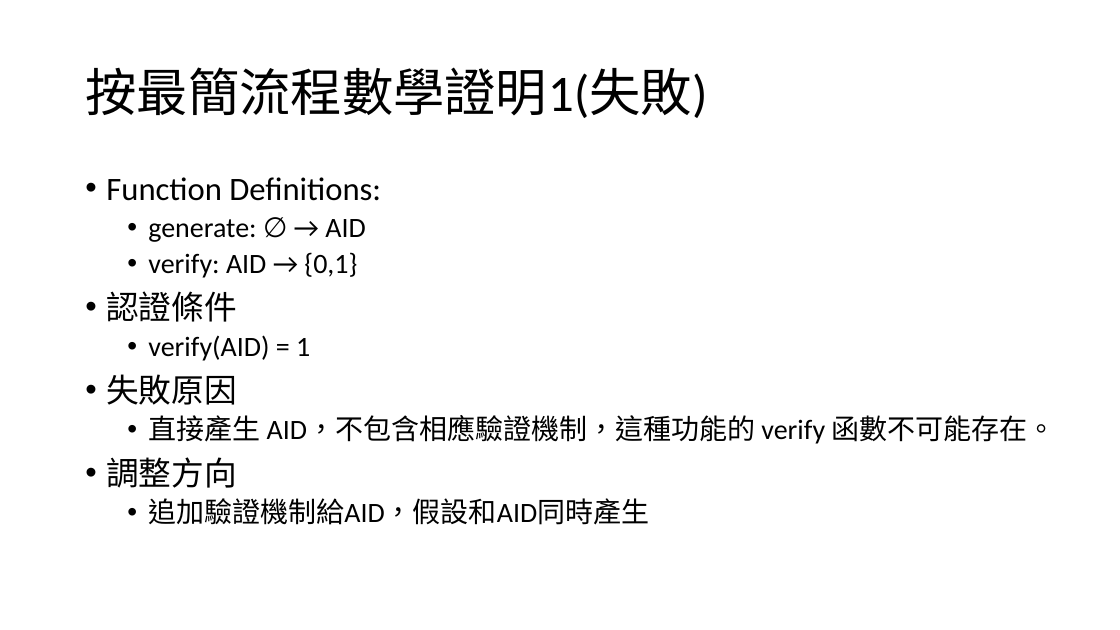
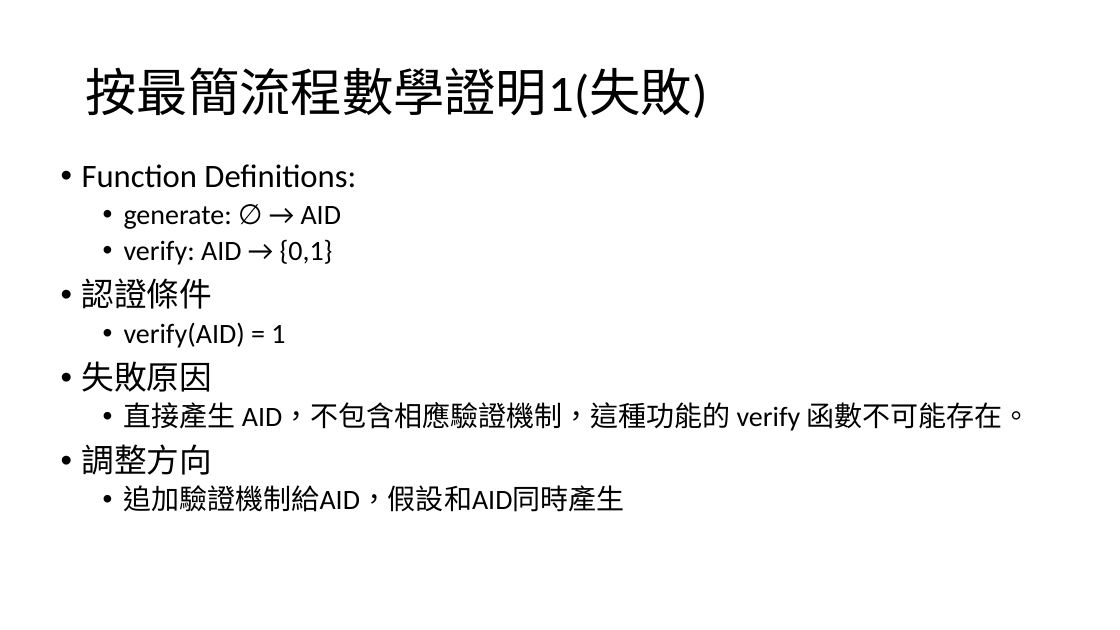
Before and after one commit to leon123858/aid-paper, a slide deck: slide 6 of docs/最小可認證.pptx. Drawn at 1120x630 pixels with LibreOffice and Linux fonts; fonts in the diff are those of the drawing. Boxes give left, top, right and bottom in pixels: in the first picture for what was removed or moved away, otherwise in the second. Text is boxed around its words. In the diff, an @@ line names an element or a change of style, - is before the commit and + after.

```diff
--- a/docs/最小可認證.pptx
+++ b/docs/最小可認證.pptx
@@ text "Function Definitions:": place and size @@
-text "Function Definitions:" at box(106, 177, 1056, 525)
+text "Function Definitions:" at box(82, 164, 1031, 512)
```
Also in this commit, not shown: 1 other slide changed, 1 slide added, 8 other files.
